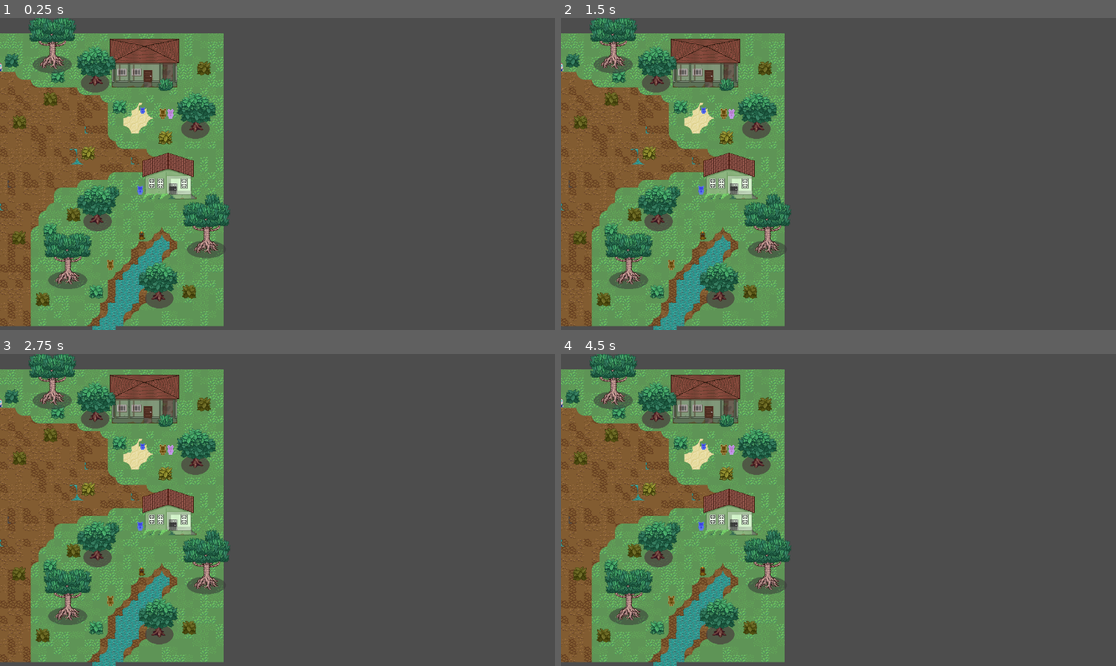
Above: before the commit, frames 1-4 (two rows, left to right).
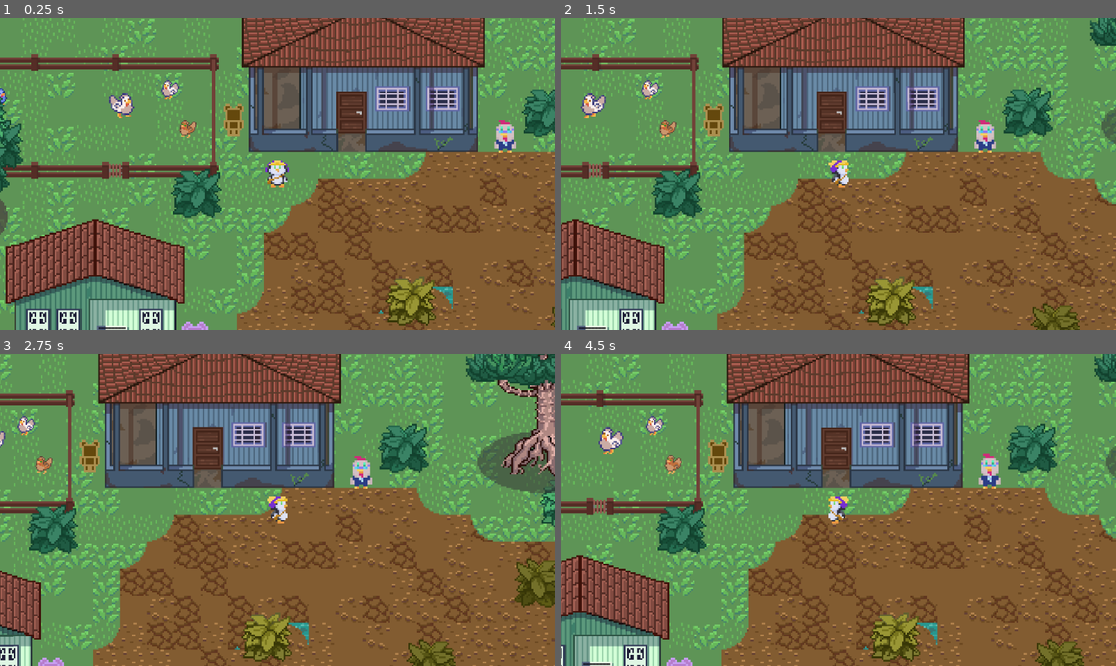
Above: after the commit, the same moments.

Repository: ygcs796/projeto-felpojam
Game: Godot game, scene res://interiorsc.tscn
Same seed, same stepped clock (60 frames per second), same inputs: the game is played once before the commit and once after it. The project has no main scene, so this scene is started directly.
Inputs:
- Up to frame 1 (0.25 s): no input
- Up to frame 2 (1.5 s): hold D 0.53-1.28 s; hold Down (ui_down) from 1.28 s (still down)
- Up to frame 3 (2.75 s): release Down (ui_down) at 2.03 s; hold D from 2.03 s (still down)
- Up to frame 4 (4.5 s): release D at 2.78 s; hold Up (ui_up) 2.78-3.53 s; hold A from 3.53 s (still down)

The runs differ from the first frame. In frame 1, 89% of the frame differs, in the area x 0-100%, y 0-100%; in frame 2, 92%; in frame 3, 92%; in frame 4, 92%.

Commit message:
Galinha se movendo

Diff:
--- /dev/null
+++ b/galinha.tscn
@@ -0,0 +1,56 @@
+[gd_scene format=3 uid="uid://7m5ucawpqr8d"]
+
+[ext_resource type="Script" uid="uid://cid4gql8w75q2" path="res://galinha_move.gd" id="1_0ulxr"]
+[ext_resource type="Texture2D" uid="uid://b2dntrk4sjohc" path="res://assets/bichos/galinhas brancas (espaçadas).png" id="2_oi035"]
+
+[sub_resource type="AtlasTexture" id="AtlasTexture_axmqm"]
+atlas = ExtResource("2_oi035")
+region = Rect2(0, 0, 16, 16)
+
+[sub_resource type="AtlasTexture" id="AtlasTexture_yun1s"]
+atlas = ExtResource("2_oi035")
+region = Rect2(16, 0, 16, 16)
+
+[sub_resource type="AtlasTexture" id="AtlasTexture_ehqfw"]
+atlas = ExtResource("2_oi035")
+region = Rect2(34, 0, 16, 16)
+
+[sub_resource type="AtlasTexture" id="AtlasTexture_kbuu2"]
+atlas = ExtResource("2_oi035")
+region = Rect2(50, 0, 16, 16)
+
+[sub_resource type="SpriteFrames" id="SpriteFrames_oi035"]
+animations = [{
+"frames": [{
+"duration": 1.0,
+"texture": SubResource("AtlasTexture_axmqm")
+}, {
+"duration": 1.0,
+"texture": SubResource("AtlasTexture_yun1s")
+}, {
+"duration": 1.0,
+"texture": SubResource("AtlasTexture_ehqfw")
+}, {
+"duration": 1.0,
+"texture": SubResource("AtlasTexture_kbuu2")
+}],
+"loop": true,
+"name": &"walk",
+"speed": 5.0
+}]
+
+[sub_resource type="RectangleShape2D" id="RectangleShape2D_oi035"]
+size = Vector2(15, 16)
+
+[node name="Galinha" type="CharacterBody2D" unique_id=466746459]
+script = ExtResource("1_0ulxr")
+
+[node name="AnimatedSprite2D" type="AnimatedSprite2D" parent="." unique_id=355070378]
+sprite_frames = SubResource("SpriteFrames_oi035")
+animation = &"walk"
+autoplay = "walk"
+frame_progress = 0.1673671
+
+[node name="CollisionShape2D" type="CollisionShape2D" parent="." unique_id=1579075227]
+position = Vector2(0.5, 0)
+shape = SubResource("RectangleShape2D_oi035")
--- /dev/null
+++ b/galinha_move.gd
@@ -0,0 +1,30 @@
+extends CharacterBody2D
+
+@export var tiles_to_walk := 2
+@export var tile_size := 16
+@export var speed := 40.0
+
+@onready var anim: AnimatedSprite2D = $AnimatedSprite2D
+
+var start_x: float
+var dir := 1
+
+func _ready() -> void:
+	start_x = global_position.x
+	anim.play("walk")
+
+func _physics_process(_delta: float) -> void:
+	var max_x := start_x + tiles_to_walk * tile_size
+	var min_x := start_x
+
+	# Muda direção de andar quando chega no limite
+	if global_position.x >= max_x:
+		dir = -1
+	elif global_position.x <= min_x:
+		dir = 1
+
+	# Muda a direção da animação
+	anim.flip_h = dir > 0
+
+	velocity = Vector2(dir * speed, 0)
+	move_and_slide()
--- a/interiorsc.tscn
+++ b/interiorsc.tscn
@@ -9,13 +9,15 @@
 [ext_resource type="Texture2D" uid="uid://bv0xxeayoo4jr" path="res://assets/tiles/matos-sheet.png" id="5_yte4y"]
 [ext_resource type="Texture2D" uid="uid://vctcu3amyoyr" path="res://assets/tiles/arvores-Sheet.png" id="6_onobx"]
 [ext_resource type="Texture2D" uid="uid://nb3sk0tv0j0a" path="res://assets/bichos/galinhas marrons (espaçadas).png" id="6_wtuen"]
-[ext_resource type="Texture2D" uid="uid://demccca4j4cw4" path="res://assets/npc's/Capivara npc.png" id="7_wtuen"]
+[ext_resource type="Texture2D" uid="uid://cckd68p54yhsm" path="res://assets/npc's/Capivara npc.png" id="7_wtuen"]
 [ext_resource type="Texture2D" uid="uid://yxt32p604yia" path="res://assets/tiles/cerca e milho-Sheet.png" id="8_2taq1"]
-[ext_resource type="Texture2D" uid="uid://dbfnl1g7glr3i" path="res://assets/npc's/Galo npc.png" id="8_40kmw"]
-[ext_resource type="Texture2D" uid="uid://by2dxw3l31m5m" path="res://assets/npc's/Npc genérico 1.png" id="9_h2s23"]
-[ext_resource type="Texture2D" uid="uid://dkc0gl6cwg6si" path="res://assets/npc's/Npc genérico 2.png" id="10_uxaa3"]
-[ext_resource type="Texture2D" uid="uid://6j88wh1xpku6" path="res://assets/npc's/Nov genérico 4.png" id="11_xjwaw"]
-[ext_resource type="Texture2D" uid="uid://c3fls4f11wxu" path="res://assets/npc's/Noc genérico 3.png" id="12_errj6"]
+[ext_resource type="Texture2D" uid="uid://c4fw7acjxou58" path="res://assets/npc's/Galo npc.png" id="8_40kmw"]
+[ext_resource type="Texture2D" uid="uid://c5yvp8je355n6" path="res://assets/npc's/Npc genérico 1.png" id="9_h2s23"]
+[ext_resource type="Texture2D" uid="uid://chhet3pegcxm2" path="res://assets/npc's/Npc genérico 2.png" id="10_uxaa3"]
+[ext_resource type="Texture2D" uid="uid://dsv82n5fqba0h" path="res://assets/npc's/Nov genérico 4.png" id="11_xjwaw"]
+[ext_resource type="Texture2D" uid="uid://b3q1kgew3xdd4" path="res://assets/npc's/Noc genérico 3.png" id="12_errj6"]
+[ext_resource type="PackedScene" uid="uid://7m5ucawpqr8d" path="res://galinha.tscn" id="17_onobx"]
+[ext_resource type="PackedScene" uid="uid://ddry44an54yp1" path="res://player.tscn" id="17_wtuen"]
 
 [sub_resource type="TileSetAtlasSource" id="TileSetAtlasSource_qwqg2"]
 resource_name = "terra/grama"
@@ -609,3 +611,9 @@
 shape = SubResource("RectangleShape2D_5ubdi")
 
 [node name="AudioStreamPlayer2D" type="AudioStreamPlayer2D" parent="." unique_id=1676880276]
+
+[node name="Player" parent="." unique_id=895579848 instance=ExtResource("17_wtuen")]
+position = Vector2(-136, 125)
+
+[node name="Galinha" parent="." unique_id=466746459 instance=ExtResource("17_onobx")]
+position = Vector2(-238, 84)
Not shown, changed: assets/npc's/Capivara npc.png.import
Not shown, changed: assets/npc's/Galo npc.png.import
Not shown, changed: assets/npc's/Noc genérico 3.png.import
Not shown, changed: assets/npc's/Nov genérico 4.png.import
Not shown, changed: assets/npc's/Npc genérico 1.png.import
Not shown, changed: assets/npc's/Npc genérico 2.png.import
Not shown, added: galinha_move.gd.uid
Not shown: 1 places in interiorsc.tscn that only renumber resources
